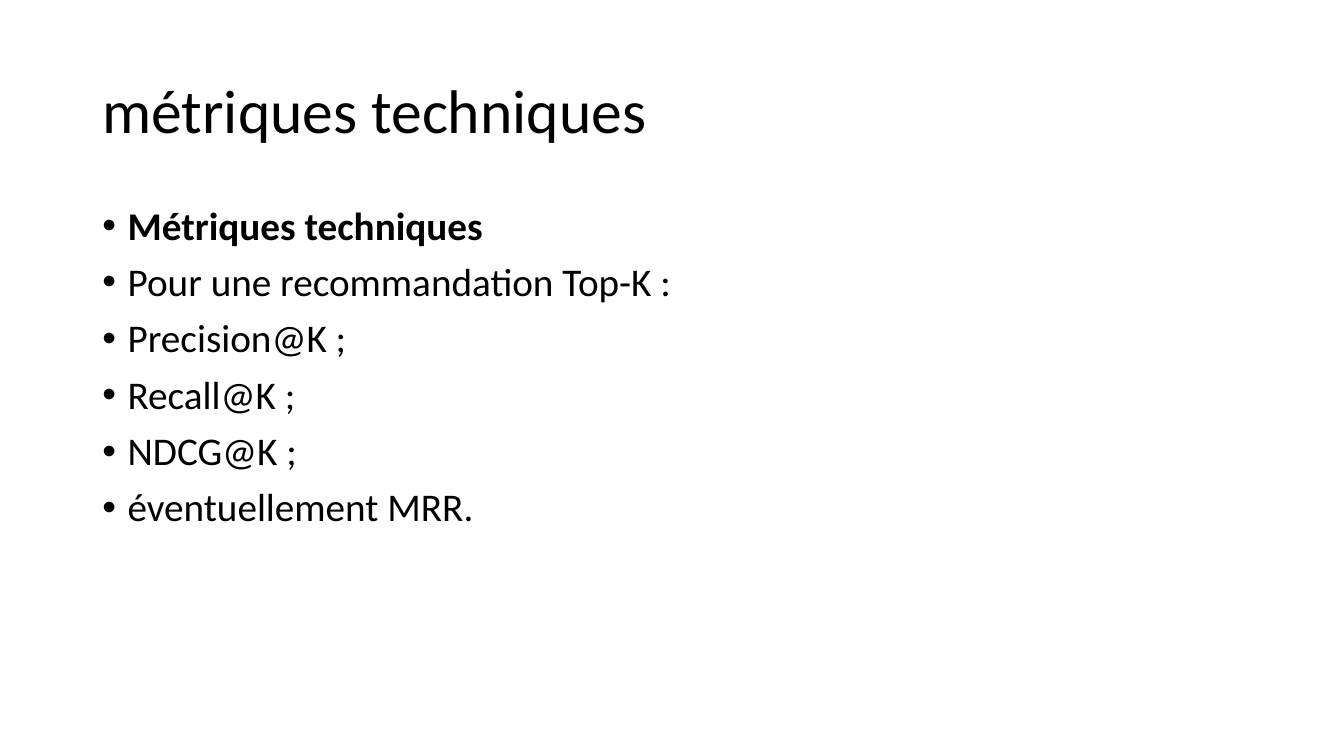
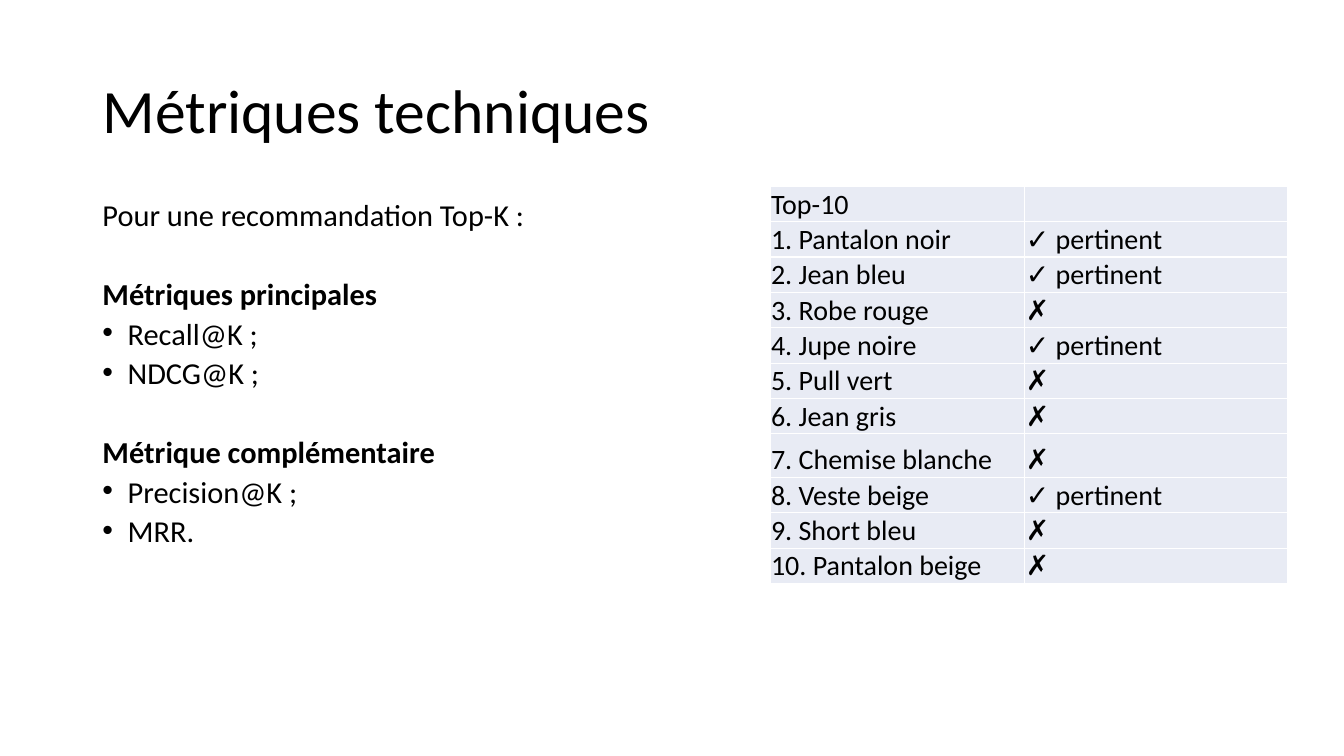
Before and after one commit to Ace4teaM/OCR-FashionInsta, a slide deck: slide 27 of POC.pptx (slide 26 before the commit). Drawn at 1344x756 pixels with LibreOffice and Linux fonts; fonts in the diff are those of the drawing. Boxes give left, top, right and bottom in pixels: in the first picture for what was removed or moved away, otherwise in the second. Text is boxed around its words. In the diff, an @@ line names an element or a change of style, - is before the commit and + after.

```diff
--- a/POC.pptx
+++ b/POC.pptx
@@ title at bbox=[102, 90, 650, 143]: text changed @@
-métriques techniques
+Métriques techniques
@@ text at bbox=[102, 205, 509, 388]: size 28 to 21.7 pt in "Pour une recommandation Top-K :", "Recall@K ;", "NDCG@K ;"; bullet • to none; line spacing 0.9 to 0.7 @@
@@ table added at bbox=[770, 187, 1289, 584], 11 rows, 2 columns @@
+Top-10 | 
+1. Pantalon noir | ✓ pertinent
+2. Jean bleu | ✓ pertinent
+3. Robe rouge | ✗
+4. Jupe noire | ✓ pertinent
+5. Pull vert | ✗
+6. Jean gris | ✗
+7. Chemise blanche | ✗
+8. Veste beige | ✓ pertinent
+9. Short bleu | ✗
+10. Pantalon beige | ✗
@@ text at bbox=[128, 212, 483, 246]: paragraph removed @@
-• Métriques techniques
@@ text at bbox=[102, 283, 377, 310]: text changed; size 28 to 21.7 pt; bold on @@
-• Precision@K ;
+Métriques principales
@@ text at bbox=[102, 441, 435, 543]: text changed; size 28 to 21.7 pt; bold on @@
-• éventuellement MRR.
+Métrique complémentaire
+• Precision@K ;
+• MRR.
```
Also in this commit, not shown: 11 other slides changed, 6 slides added, 6 slides removed.
